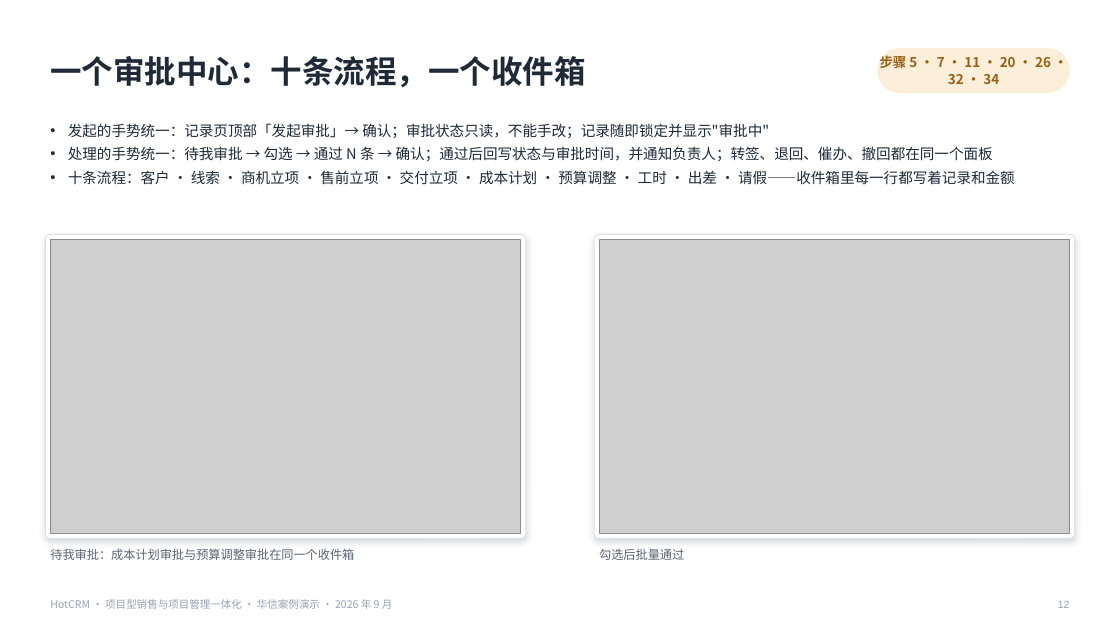
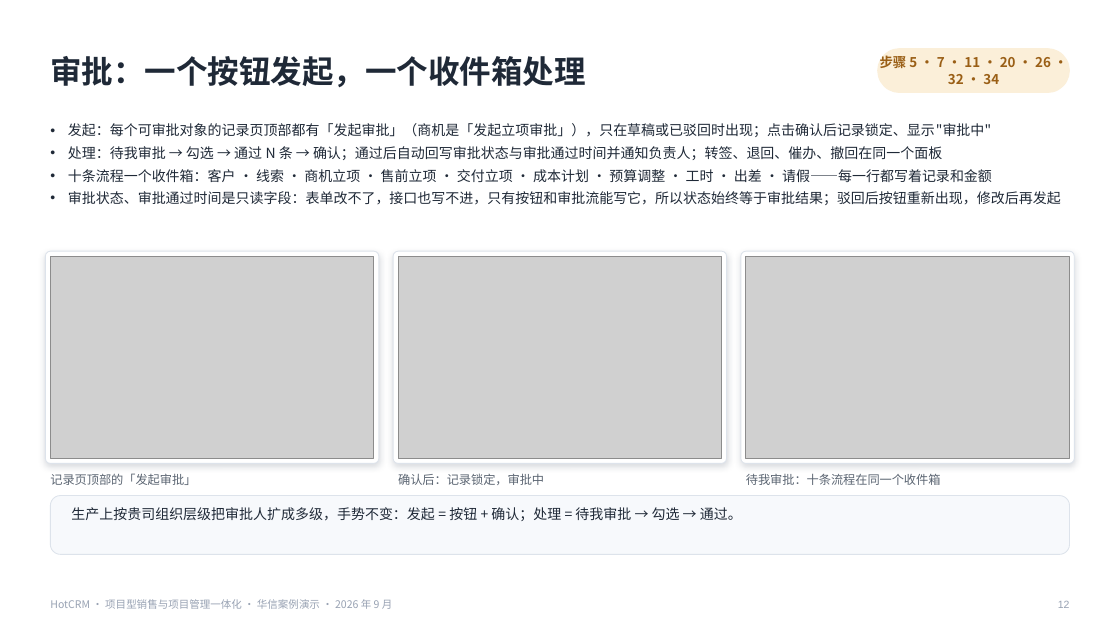
Before and after one commit to sunhaolin/hotcrm, a slide deck: slide 12 of docs/demo/psa-presales/客户汇报-华信案例.pptx. Drawn at 1120x630 pixels with LibreOffice and Linux fonts; fonts in the diff are those of the drawing; grey boxes stand for pictures. Boxes give left, top, right and bottom in pixels: in the first picture for what was removed or moved away, otherwise in the second. Text is boxed around its words. In the diff, an @@ line names an element or a change of style, - is before the commit and + after.

```diff
--- a/docs/demo/psa-presales/客户汇报-华信案例.pptx
+++ b/docs/demo/psa-presales/客户汇报-华信案例.pptx
@@ text at box(50, 56, 586, 87): text changed @@
-一个审批中心：十条流程，一个收件箱
+审批：一个按钮发起，一个收件箱处理
@@ text at box(68, 123, 1061, 205): text changed; size 12.5 to 12 pt @@
-• 发起的手势统一：记录页顶部「发起审批」→ 确认；审批状态只读，不能手改；记录随即锁定并显示"审批中"
-• 处理的手势统一：待我审批 → 勾选 → 通过 N 条 → 确认；通过后回写状态与审批时间，并通知负责人；转签、退回、催办、撤回都在同一个面板
-• 十条流程：客户 · 线索 · 商机立项 · 售前立项 · 交付立项 · 成本计划 · 预算调整 · 工时 · 出差 · 请假——收件箱里每一行都写着记录和金额
+• 发起：每个可审批对象的记录页顶部都有「发起审批」（商机是「发起立项审批」），只在草稿或已驳回时出现；点击确认后记录锁定、显示"审批中"
+• 处理：待我审批 → 勾选 → 通过 N 条 → 确认；通过后自动回写审批状态与审批通过时间并通知负责人；转签、退回、催办、撤回在同一个面板
+• 十条流程一个收件箱：客户 · 线索 · 商机立项 · 售前立项 · 交付立项 · 成本计划 · 预算调整 · 工时 · 出差 · 请假——每一行都写着记录和金额
+• 审批状态、审批通过时间是只读字段：表单改不了，接口也写不进，只有按钮和审批流能写它，所以状态始终等于审批结果；驳回后按钮重新出现，修改后再发起
@@ picture removed at box(599, 239, 1070, 534) @@
@@ rounded rectangle: place and size @@
-rounded rectangle at box(45, 234, 526, 539)
+rounded rectangle at box(45, 251, 379, 464)
@@ rounded rectangle at box(45, 251, 379, 464): proportions changed @@
@@ picture added at box(50, 256, 374, 459) @@
@@ rounded rectangle at box(393, 251, 727, 464): proportions changed @@
@@ rounded rectangle: place and size @@
-rounded rectangle at box(594, 234, 1075, 539)
+rounded rectangle at box(393, 251, 727, 464)
@@ picture added at box(398, 256, 722, 459) @@
@@ rounded rectangle added at box(741, 251, 1075, 464), fill #FFFFFF, outline #DDE3EB 0.75 pt @@
@@ picture: place and size @@
-picture at box(50, 239, 521, 534)
+picture at box(746, 256, 1070, 459)
@@ text at box(50, 473, 196, 485): text changed @@
-待我审批：成本计划审批与预算调整审批在同一个收件箱
+记录页顶部的「发起审批」
@@ text at box(398, 473, 544, 485): text changed @@
-勾选后批量通过
+确认后：记录锁定，审批中
@@ text added at box(746, 474, 941, 485), 10.5 pt, text #5B6572 @@
+待我审批：十条流程在同一个收件箱
@@ rounded rectangle added at box(50, 496, 1070, 555), fill #F7F9FC, outline #DDE3EB 0.75 pt @@
@@ text added at box(71, 507, 742, 521), 12 pt, text #1F2937 @@
+生产上按贵司组织层级把审批人扩成多级，手势不变：发起 = 按钮 + 确认；处理 = 待我审批 → 勾选 → 通过。
```
Also in this commit, not shown: 17 other slides changed, 2 slides removed, 5 other files.
